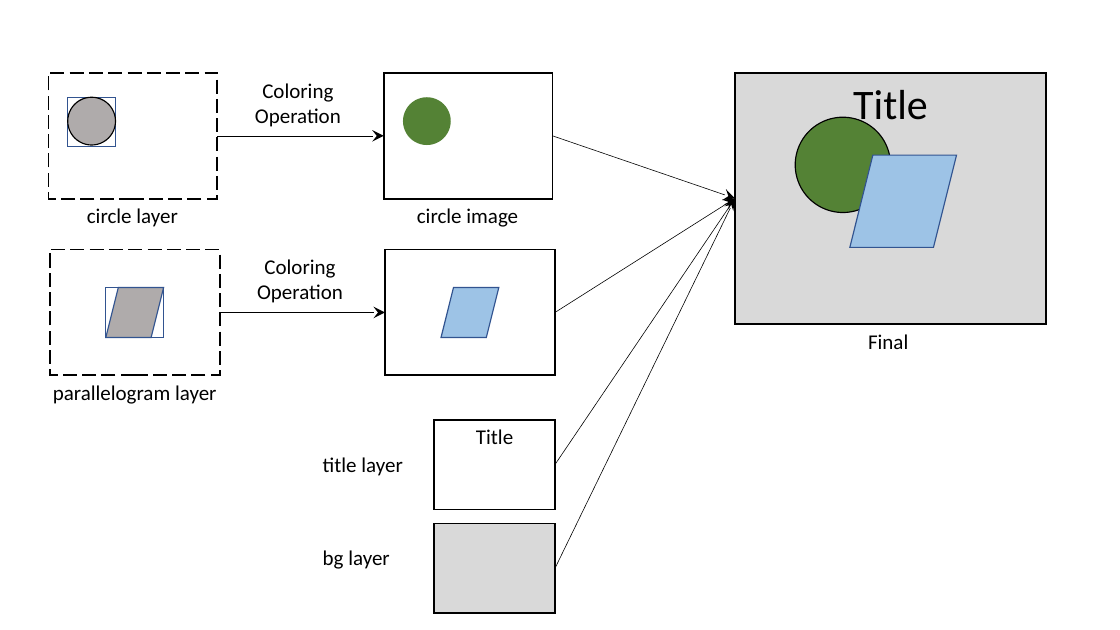
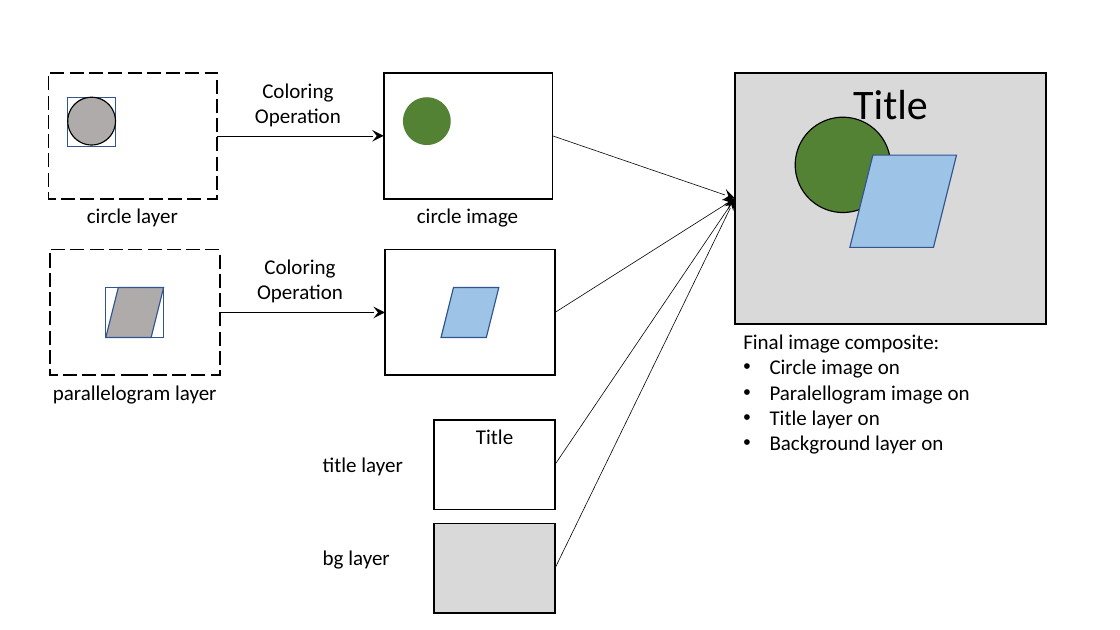
Before and after one commit to JonasLukasczyk/workbench, a slide deck: slide 1 of doc/diagrams.pptx. Drawn at 1120x630 pixels with LibreOffice and Linux fonts; fonts in the diff are those of the drawing. Boxes give left, top, right and bottom in pixels: in the first picture for what was removed or moved away, otherwise in the second. Text is boxed around its words. In the diff, an @@ line names an element or a change of style, - is before the commit and + after.

```diff
--- a/doc/diagrams.pptx
+++ b/doc/diagrams.pptx
@@ text at <box>743,334,970,454</box>: text changed @@
-Final
+Final image composite:
+• Circle image on
+• Paralellogram image on
+• Title layer on
+• Background layer on
```
Also in this commit, not shown: 1 other file.
